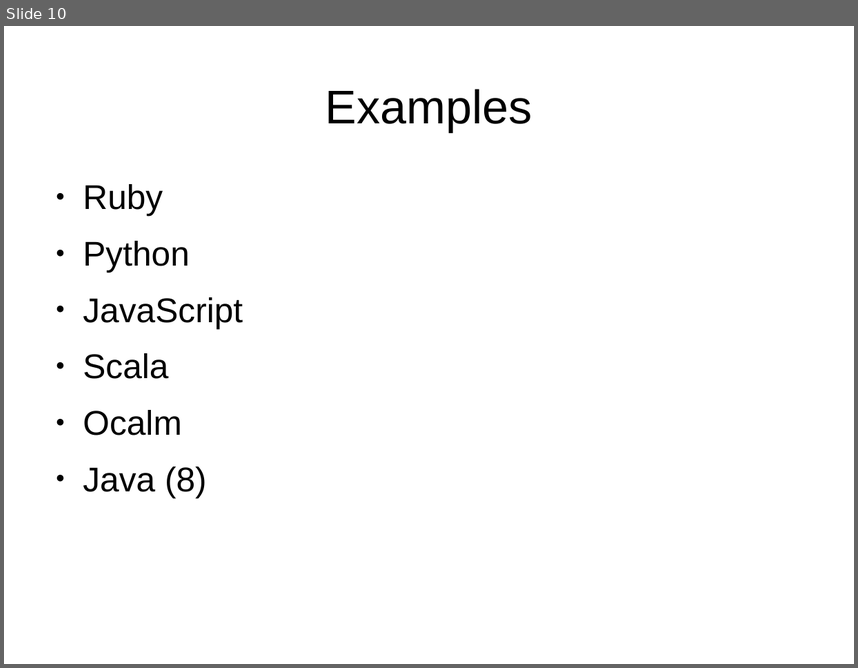
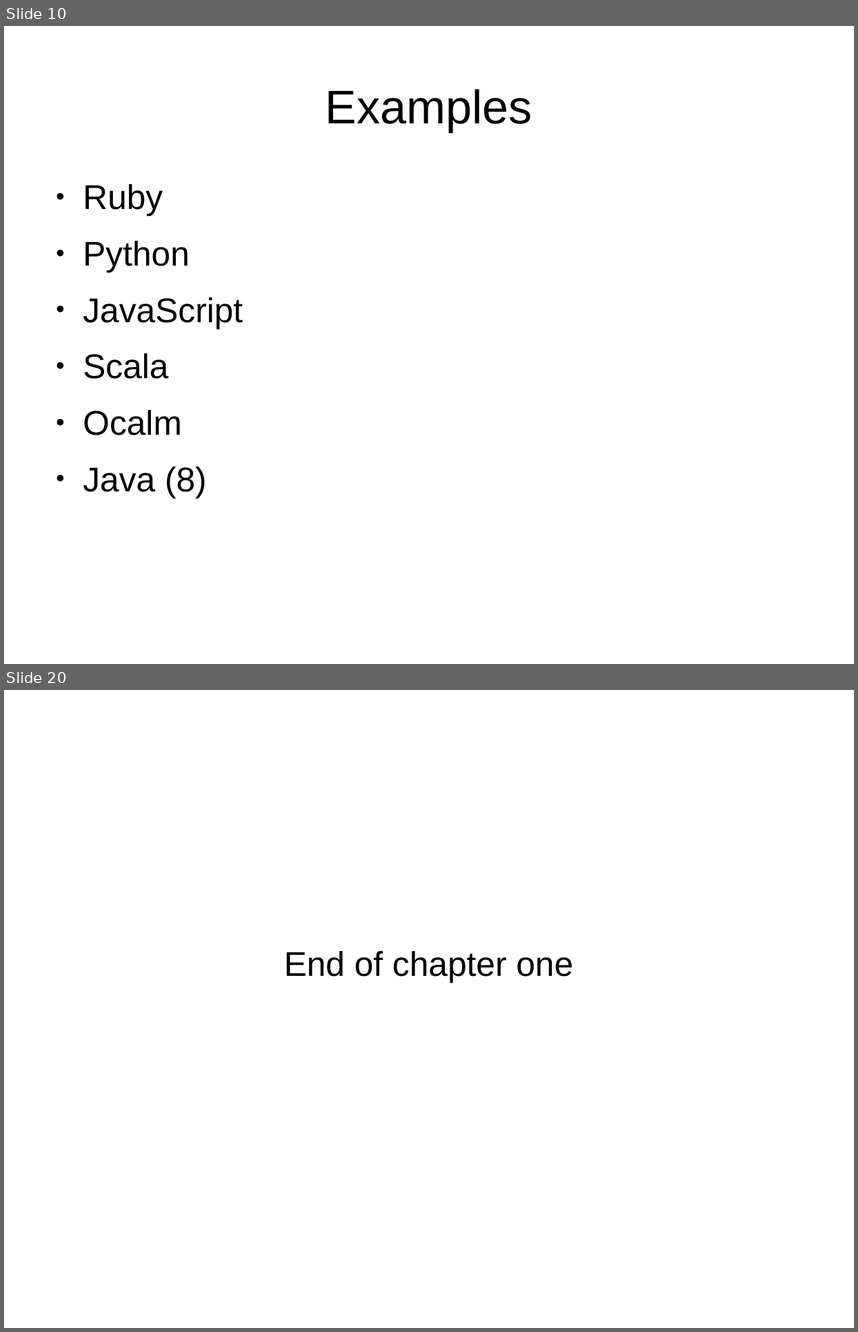
Before and after one commit to Koziolek/warsjawa_2014, a slide deck: beginning_fp/ch1.odp. Shown one above the other, each under a label of ours: slide 10 before the commit, slides 10 and 20 after it; the slides between them are not shown. The pictures are 858x668 and 858x1332 pixels, drawn with LibreOffice and Linux fonts; fonts in the diff are those of the drawing. Boxes give left, top, right and bottom in pixels: in the first picture for what was removed or moved away, otherwise in the second. Text is boxed around its words. In the diff, an @@ line names an element or a change of style, - is before the commit and + after.

Commit message:
chapter one

```diff
--- a/beginning_fp/ch1.odp
+++ b/beginning_fp/ch1.odp
@@ slide 20 added at [4,690,854,1328], background #FFFFFF @@
@@ subtitle added at [284,951,573,982], 32 pt, text #000000 @@
+End of chapter one
```
Also in this commit, not shown: 2 slides changed, 8 other slides added, 2 other files.
